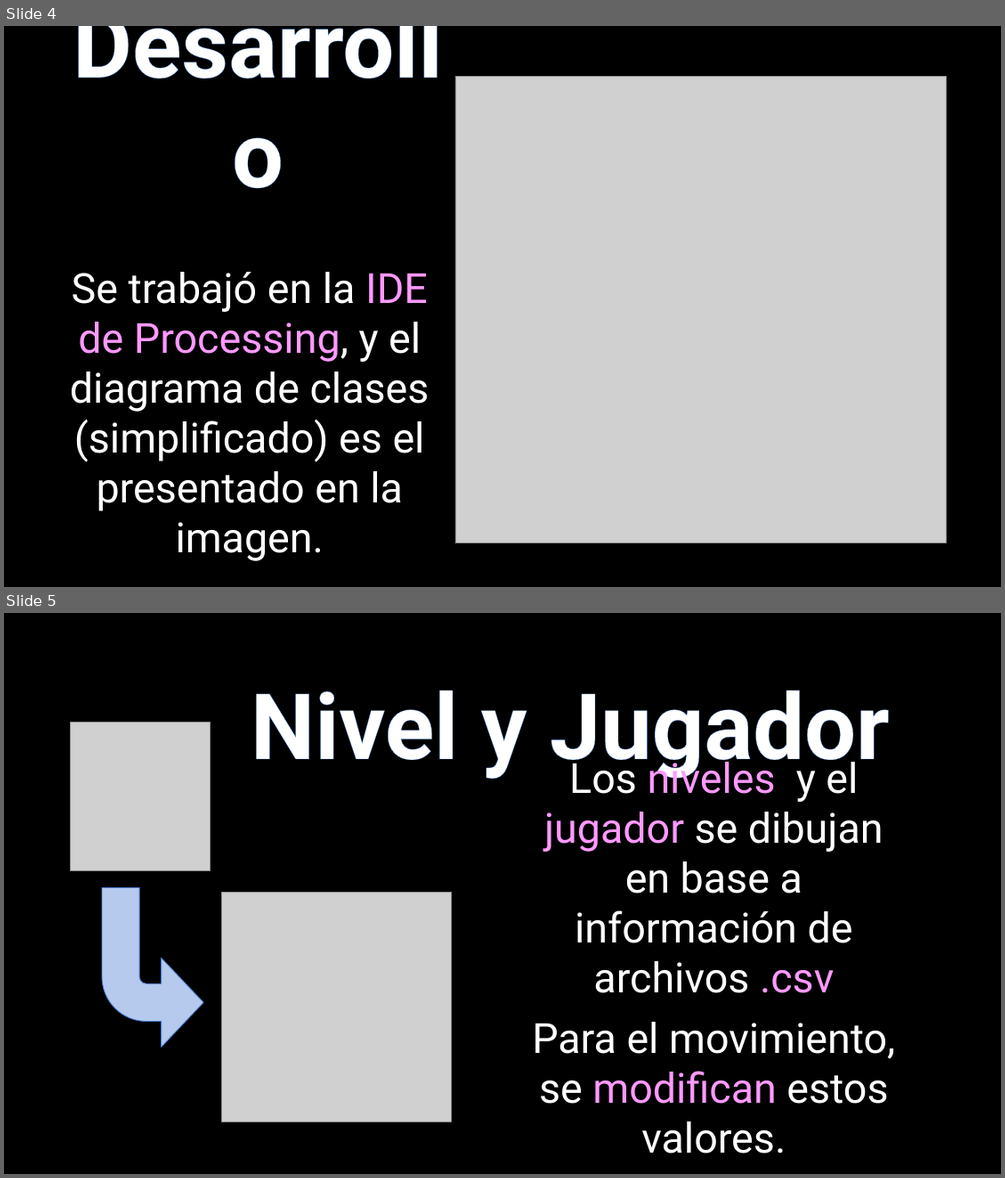
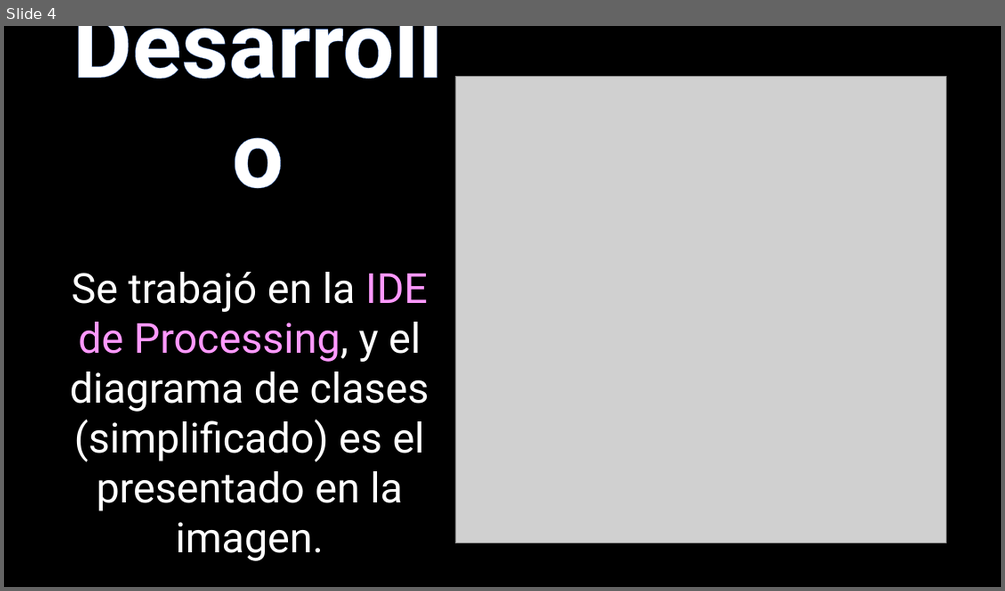
Before and after one commit to alarconjuanesteban/Sokoban, a slide deck: Sokoban - 2017.pptx. Shown one above the other, each under a label of ours: slides 4 and 5 before the commit, slide 4 after it. The pictures are 1005x1178 and 1005x591 pixels, drawn with LibreOffice and Linux fonts; fonts in the diff are those of the drawing; grey boxes stand for pictures; background and template pictures are left out. Boxes give left, top, right and bottom in pixels: in the first picture for what was removed or moved away, otherwise in the second. Text is boxed around its words. In the diff, an @@ line names an element or a change of style, - is before the commit and + after.

```diff
--- a/Sokoban - 2017.pptx
+++ b/Sokoban - 2017.pptx
@@ slide 5 removed at box(4, 613, 1001, 1174), background picture (left out) @@
@@ title removed at box(251, 690, 890, 779) @@
-Nivel y Jugador
@@ picture removed at box(71, 722, 210, 870) @@
@@ text removed at box(532, 755, 895, 1153) @@
-Los niveles y el jugador se dibujan en base a información de archivos .csv
-Para el movimiento, se modifican estos valores.
@@ bent arrow removed at box(102, 887, 203, 1046) @@
@@ picture removed at box(222, 892, 452, 1121) @@
```
Also in this commit, not shown: 1 slide added, 9 other files.
